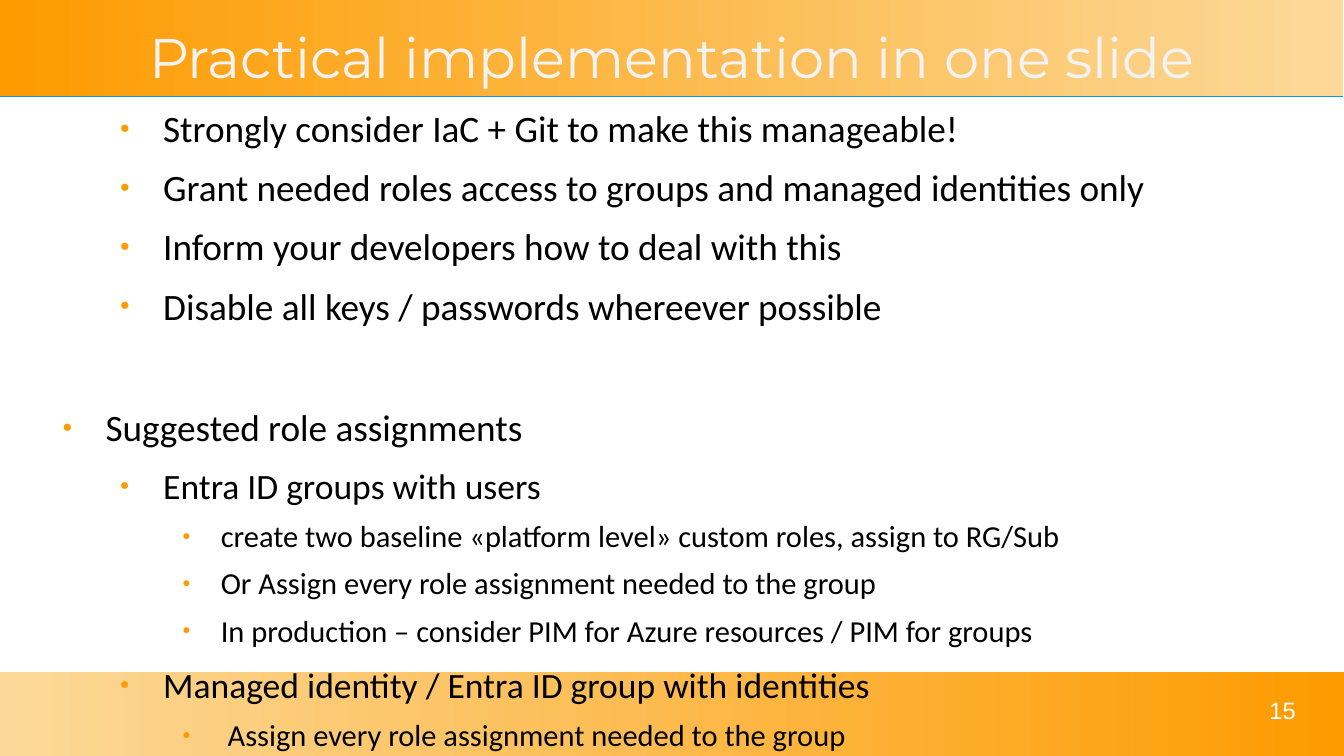
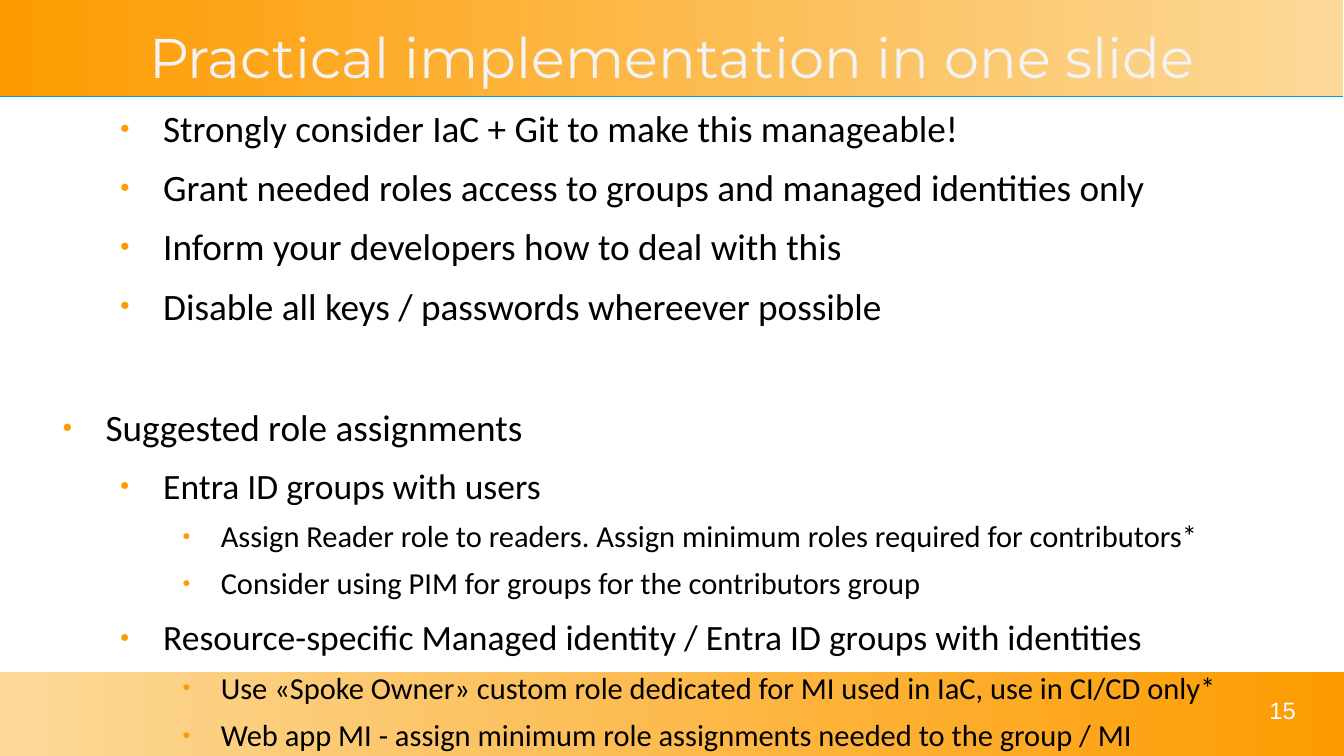
Before and after one commit to solomson/solom.tech, a slide deck: slide 15 of assets/talks/reducing-azure-risk.odp. Drawn at 1344x756 pixels with LibreOffice and Linux fonts; fonts in the diff are those of the drawing. Boxes give left, top, right and bottom in pixels: in the first picture for what was removed or moved away, otherwise in the second. Text is boxed around its words. In the diff, an @@ line names an element or a change of style, - is before the commit and + after.

```diff
--- a/assets/talks/reducing-azure-risk.odp
+++ b/assets/talks/reducing-azure-risk.odp
@@ text at (x1=163, y1=525, x2=1215, y2=752): text changed @@
-    ● create two baseline «platform level» custom roles, assign to RG/Sub
-    ● Or Assign every role assignment needed to the group
-    ● In production – consider PIM for Azure resources / PIM for groups
-  ● Managed identity / Entra ID group with identities
-    ● Assign every role assignment needed to the group
+    ● Assign Reader role to readers. Assign minimum roles required for contributors*
+    ● Consider using PIM for groups for the contributors group
+  ● Resource-specific Managed identity / Entra ID groups with identities
+    ● Use «Spoke Owner» custom role dedicated for MI used in IaC, use in CI/CD only*
+    ● Web app MI - assign minimum role assignments needed to the group / MI
```
Also in this commit, not shown: 6 other slides changed, 1 slide added, 1 other file.
